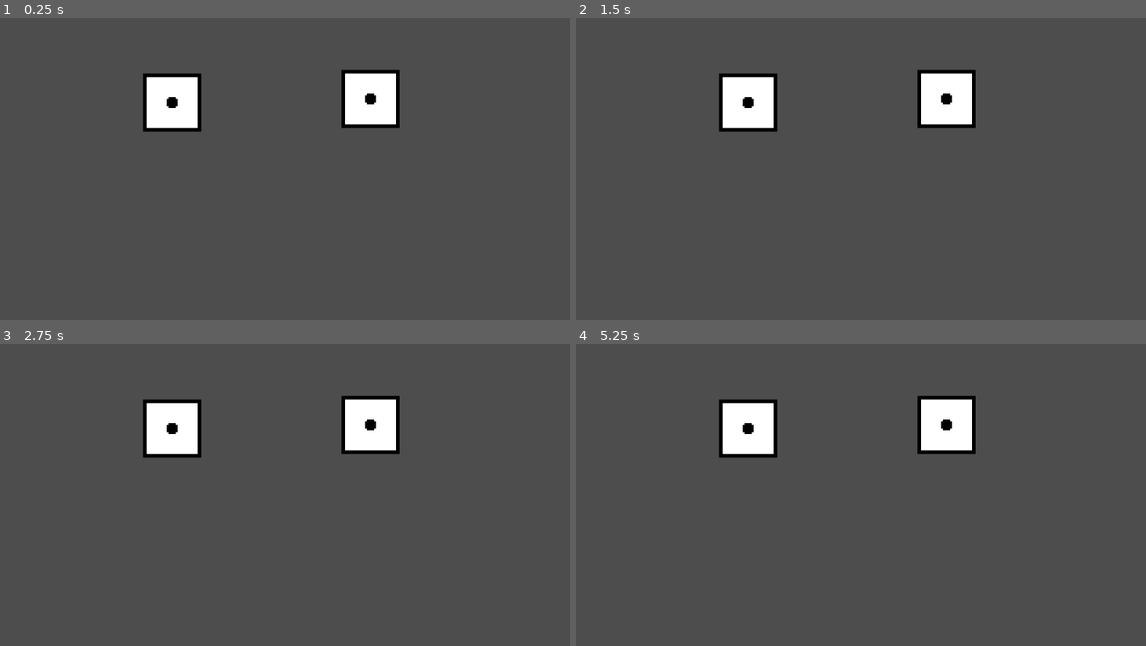
Above: before the commit, frames 1-4 (two rows, left to right).
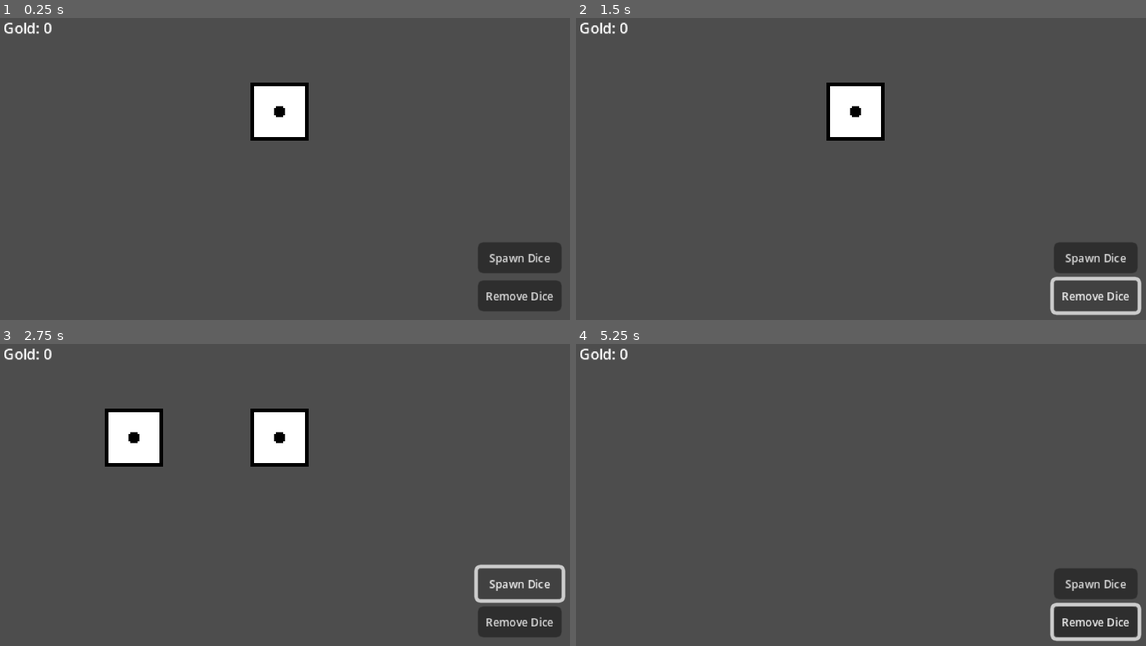
Above: after the commit, the same moments.

Repository: Loethor/crazy_dices
Game: Godot game, scene res://scenes/game.tscn
Two runs of this game, one before a commit and one after it. Both use one fixed random seed, a clock stepped at 60 frames per second and the inputs below.
Inputs (mouse positions are in pixels of both pictures, inside the frame that each line leads up to):
- Up to frame 1 (0.25 s): no input
- Up to frame 2 (1.5 s): click (1094, 256) at 0.5 s, where only the run after the commit has a clickable "Spawn Dice"; click (1094, 295) at 1.25 s, where only the run after the commit has a clickable "Remove Dice"
- Up to frame 3 (2.75 s): click (518, 582) at 2 s, where only the run after the commit has a clickable "Spawn Dice"
- Up to frame 4 (5.25 s): click (1094, 621) at 2.75 s, where only the run after the commit has a clickable "Remove Dice"; click (1094, 582) at 3.5 s, where only the run after the commit has a clickable "Spawn Dice"; click (1094, 621) at 4.25 s, where only the run after the commit has a clickable "Remove Dice"; tap Enter at 5 s; move the mouse to (986, 476) at 5.02 s; click (986, 476) at 5.17 s

The runs differ from the first frame. In frame 1, 8.9% of the frame differs, in the area x 0-99%, y 1-98%; in frame 2, 8.2%; in frame 3, 9.3%, in the area x 0-100%, y 1-98%; in frame 4, 7.5%.

Commit message:
added a way to spawn dice

Diff:
--- /dev/null
+++ b/globals/Types.gd
@@ -0,0 +1,6 @@
+extends Node
+
+enum DICE_TYPE {
+	D4,
+	D6,
+}
--- a/project.godot
+++ b/project.godot
@@ -15,6 +15,10 @@
 config/features=PackedStringArray("4.5", "GL Compatibility")
 config/icon="uid://dgsi0ybb5xcqd"
 
+[autoload]
+
+Types="*res://globals/Types.gd"
+
 [display]
 
 window/size/viewport_width=320
--- a/scenes/d_6.tscn
+++ b/scenes/d_6.tscn
@@ -16,6 +16,4 @@
 [node name="CollisionShape2D" type="CollisionShape2D" parent="."]
 shape = SubResource("RectangleShape2D_3vpph")
 
-[node name="Timer" type="Timer" parent="."]
-
-[connection signal="timeout" from="Timer" to="." method="_on_timer_timeout"]
+[connection signal="input_event" from="." to="." method="_on_input_event"]
--- a/scenes/game.tscn
+++ b/scenes/game.tscn
@@ -1,11 +1,76 @@
-[gd_scene load_steps=2 format=3 uid="uid://v10y3nhhyxhp"]
+[gd_scene load_steps=3 format=3 uid="uid://v10y3nhhyxhp"]
 
-[ext_resource type="PackedScene" uid="uid://p6b6xno8tuse" path="res://scenes/d_6.tscn" id="1_uwrxv"]
+[ext_resource type="Script" uid="uid://cddv0js8q6o4n" path="res://scripts/dice_position.gd" id="1_uwrxv"]
+[ext_resource type="Script" uid="uid://bwsg7f7qqj0ft" path="res://scripts/game.gd" id="1_yqjtg"]
 
 [node name="Game" type="Node2D"]
+script = ExtResource("1_yqjtg")
 
-[node name="D6_" parent="." instance=ExtResource("1_uwrxv")]
-position = Vector2(101, 55)
+[node name="Dices" type="Node2D" parent="."]
 
-[node name="D6_2" parent="." instance=ExtResource("1_uwrxv")]
-position = Vector2(210, 53)
+[node name="DicePositions" type="Node2D" parent="."]
+
+[node name="Marker2D" type="Marker2D" parent="DicePositions"]
+position = Vector2(80, 60)
+script = ExtResource("1_uwrxv")
+order = 1
+
+[node name="Marker2D2" type="Marker2D" parent="DicePositions"]
+position = Vector2(160, 60)
+script = ExtResource("1_uwrxv")
+
+[node name="Marker2D3" type="Marker2D" parent="DicePositions"]
+position = Vector2(240, 60)
+script = ExtResource("1_uwrxv")
+order = 2
+
+[node name="Marker2D4" type="Marker2D" parent="DicePositions"]
+position = Vector2(80, 120)
+script = ExtResource("1_uwrxv")
+order = 4
+
+[node name="Marker2D5" type="Marker2D" parent="DicePositions"]
+position = Vector2(160, 120)
+script = ExtResource("1_uwrxv")
+order = 3
+
+[node name="Marker2D6" type="Marker2D" parent="DicePositions"]
+position = Vector2(240, 120)
+script = ExtResource("1_uwrxv")
+order = 5
+
+[node name="CanvasLayer" type="CanvasLayer" parent="."]
+
+[node name="Debug" type="VBoxContainer" parent="CanvasLayer"]
+anchors_preset = 3
+anchor_left = 1.0
+anchor_top = 1.0
+anchor_right = 1.0
+anchor_bottom = 1.0
+offset_left = -51.0
+offset_top = -48.0
+offset_right = -5.0
+offset_bottom = -8.0
+grow_horizontal = 0
+grow_vertical = 0
+
+[node name="SpawnDiceButton" type="Button" parent="CanvasLayer/Debug"]
+layout_mode = 2
+theme_override_font_sizes/font_size = 6
+text = "Spawn Dice"
+
+[node name="RemoveDiceButton" type="Button" parent="CanvasLayer/Debug"]
+layout_mode = 2
+theme_override_font_sizes/font_size = 6
+text = "Remove Dice"
+
+[node name="GoldLabel" type="Label" parent="CanvasLayer"]
+offset_left = 8.0
+offset_top = 8.0
+offset_right = 29.0
+offset_bottom = 20.0
+theme_override_font_sizes/font_size = 8
+text = "Gold: 0"
+
+[connection signal="pressed" from="CanvasLayer/Debug/SpawnDiceButton" to="." method="_on_spawn_dice_button_pressed"]
+[connection signal="pressed" from="CanvasLayer/Debug/RemoveDiceButton" to="." method="_on_remove_dice_button_pressed"]
--- a/scripts/d_6.gd
+++ b/scripts/d_6.gd
@@ -1,34 +1,35 @@
-extends Dice
+extends Area2D
 class_name D6
 
 @onready var sprite_2d: Sprite2D = $Sprite2D
 @onready var collision_shape_2d: CollisionShape2D = $CollisionShape2D
-@onready var timer: Timer = $Timer
+
+const SIX_FACES = 6
+var dice_stats:DiceStats
+var number_of_faces:int = 0
+
+signal rolled(rolled_value:int, gold_value:int)
 
 func _ready():
 	randomize()
-	number_of_faces = 6
+	dice_stats = DiceStats.new(Types.DICE_TYPE.D6)
+	number_of_faces = dice_stats.number_of_faces
 	_setup_sprite()
-	roll_cooldown = 3.0
-	timer.wait_time = roll_cooldown
 
 func _setup_sprite() -> void:
-	sprite_2d.hframes = number_of_faces
+	sprite_2d.hframes = SIX_FACES
 	sprite_2d.vframes = 1
 	sprite_2d.frame = 0
 
 func roll() -> void:
-	if can_roll:
-		rolled_value = randi_range(1, get_number_of_faces())
-		_update_face()
-		print("Rolled: ", rolled_value)
-		timer.start()
-		can_roll = false
-		return
+	var rolled_value = randi_range(1, number_of_faces)
+	_update_face(rolled_value)
+	print("Rolled: ", rolled_value)
+	rolled.emit(rolled_value, dice_stats.gold_value[rolled_value-1])
 
-func _update_face() -> void:
+func _update_face(rolled_value:int ) -> void:
 	sprite_2d.frame = rolled_value - 1
 
-
-func _on_timer_timeout() -> void:
-	can_roll = true
+func _on_input_event(_viewport: Node, event: InputEvent, _shape_idx: int) -> void:
+	if event is InputEventMouseButton and event.pressed and event.button_index == MOUSE_BUTTON_LEFT:
+		roll()
--- a/scripts/dice.gd
+++ /dev/null
@@ -1,31 +0,0 @@
-@abstract class_name Dice extends Area2D
-
-@abstract func roll() -> void
-
-var  roll_cooldown: float:
-	set = set_roll_cooldown
-
-func set_roll_cooldown(cooldown) -> void:
-	roll_cooldown = cooldown
-
-var rolled_value: int = 0:
-	get = get_rolled_value
-
-func get_rolled_value() -> int:
-	return rolled_value
-
-var number_of_faces: int = 0:
-	get = get_number_of_faces
-
-func get_number_of_faces() -> int:
-	return number_of_faces
-
-signal clicked(dice)
-
-var can_roll: bool = true
-
-func _input_event(_viewport, event, _shape_idx):
-	if event is InputEventMouseButton:
-		if event.pressed and event.button_index == MOUSE_BUTTON_LEFT:
-			clicked.emit(self)
-			roll()
--- /dev/null
+++ b/scripts/dice_position.gd
@@ -0,0 +1,4 @@
+extends Marker2D
+class_name DicePosition
+
+@export var order:int
--- /dev/null
+++ b/scripts/dice_slot.gd
@@ -0,0 +1,2 @@
+extends RefCounted
+class_name DiceSlot
--- /dev/null
+++ b/scripts/dice_stats.gd
@@ -0,0 +1,32 @@
+# dice.gd
+extends RefCounted
+class_name DiceStats
+
+var number_of_faces: int
+var slots: Array[DiceSlot]
+var gold_value: Array[int]
+
+# Probability per face (must sum to 1.0)
+var probabilities: Array[float]
+
+func _init(dice_type: Types.DICE_TYPE) -> void:
+	match dice_type:
+		Types.DICE_TYPE.D4:
+			number_of_faces = 4
+		Types.DICE_TYPE.D6:
+			number_of_faces = 6
+
+	slots = []
+	slots.resize(number_of_faces)
+
+	gold_value = []
+	gold_value.resize(number_of_faces)
+
+	probabilities = []
+	probabilities.resize(number_of_faces)
+	var base_prob: float = 1.0 / number_of_faces
+
+	for i in range(number_of_faces):
+		slots[i] = DiceSlot.new()
+		gold_value[i] = i + 1
+		probabilities[i] = base_prob
--- /dev/null
+++ b/scripts/game.gd
@@ -0,0 +1,49 @@
+extends Node2D
+
+const D_6 = preload("uid://p6b6xno8tuse")
+@onready var dice_positions: Node2D = $DicePositions
+@onready var gold_label: Label = $CanvasLayer/GoldLabel
+@onready var dices: Node2D = $Dices
+
+var current_position: int = 0
+var player_gold:int = 0
+
+func _ready() -> void:
+	_spawn_dice()
+	_update_gold_label(player_gold)
+
+
+func _spawn_dice():
+	if current_position < 6:
+		var d6: D6 = D_6.instantiate()
+		d6.position = get_current_position()
+		d6.rolled.connect(_update_player_gold)
+		dices.add_child(d6)
+		current_position += 1
+
+func _remove_dice():
+	if current_position >= 1:
+		current_position -= 1
+		var dice_to_remove = dices.get_child(-1)
+		dice_to_remove.rolled.disconnect(_update_player_gold)
+		dice_to_remove.queue_free()
+
+func get_current_position() -> Vector2:
+	for dice_position in dice_positions.get_children():
+		if dice_position is DicePosition:
+			if current_position == dice_position.order:
+				return dice_position.position
+	return Vector2.ZERO
+
+func _update_player_gold(_rolled_value:int, new_gold:int):
+	player_gold += new_gold
+	_update_gold_label(player_gold)
+
+func _update_gold_label(new_gold:int) -> void:
+	gold_label.text = "Gold: " + str(new_gold)
+
+func _on_spawn_dice_button_pressed() -> void:
+	_spawn_dice()
+
+func _on_remove_dice_button_pressed() -> void:
+	_remove_dice()
Binary file added: assets/d4.aseprite
Binary file added: assets/d4.png
Not shown, added: assets/d4.png.import
Renamed: d6.aseprite -> assets/d6.aseprite
Not shown, added: globals/Types.gd.uid
Not shown, removed: scripts/dice.gd.uid
Not shown, added: scripts/dice_position.gd.uid
Not shown, added: scripts/dice_slot.gd.uid
Not shown, added: scripts/dice_stats.gd.uid
Not shown, added: scripts/game.gd.uid
Not shown, added: scenes/game.tscn1020174585.tmp
